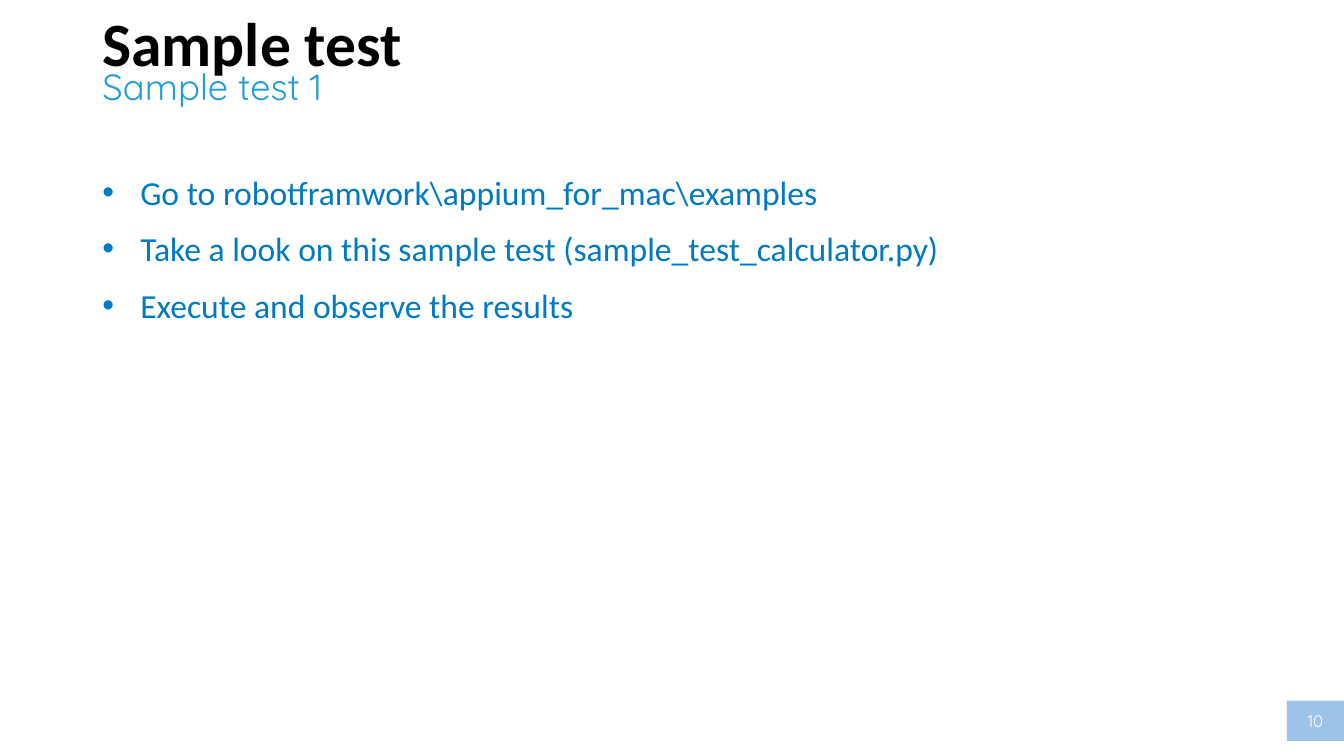
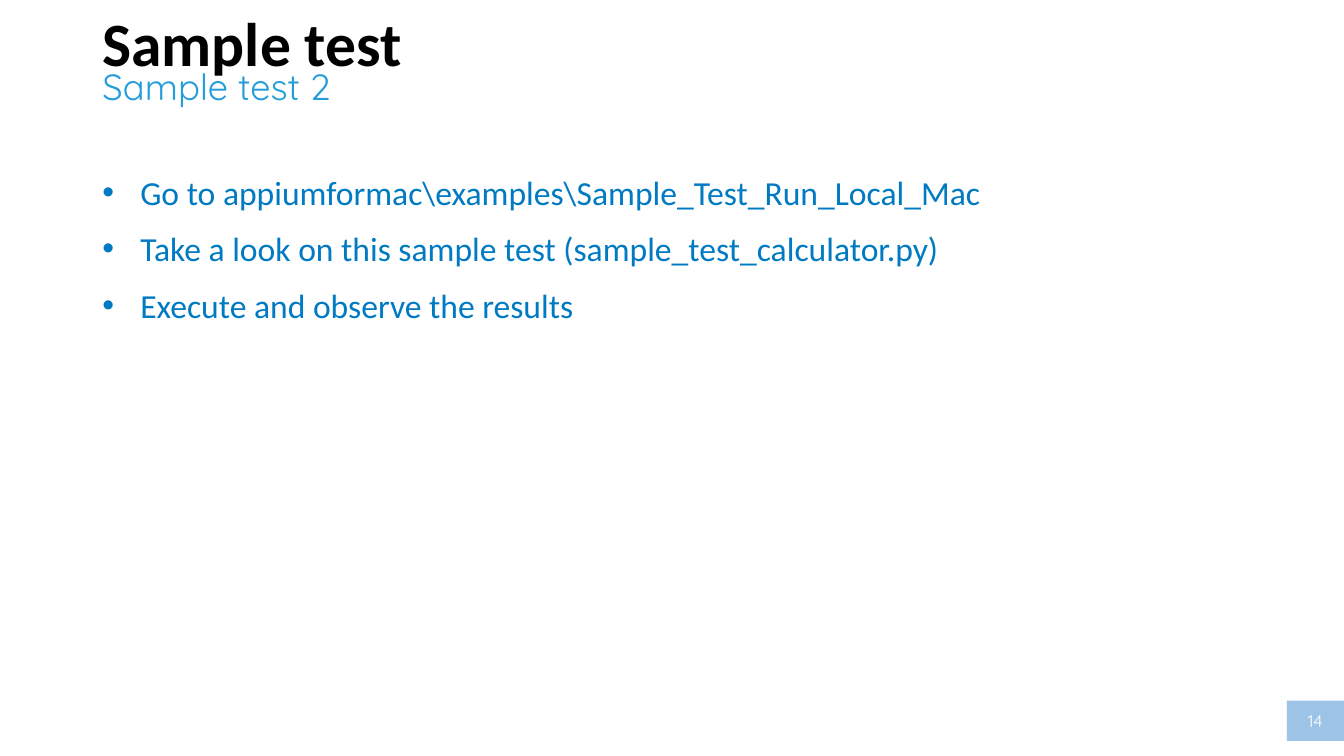
Before and after one commit to nmdong/appiumformac, a slide deck: slide 14 of Session 2 - Robot framework - Appium For MACOS.pptx (slide 10 before the commit). Drawn at 1344x756 pixels with LibreOffice and Linux fonts; fonts in the diff are those of the drawing. Boxes give left, top, right and bottom in pixels: in the first picture for what was removed or moved away, otherwise in the second. Text is boxed around its words. In the diff, an @@ line names an element or a change of style, - is before the commit and + after.

```diff
--- a/Session 2 - Robot framework - Appium For MACOS.pptx
+++ b/Session 2 - Robot framework - Appium For MACOS.pptx
@@ text at (102,62,331,107): text changed @@
-Sample test 1
+Sample test 2
@@ text at (140,181,980,211): text changed @@
-• Go to robotframwork\appium_for_mac\examples
+• Go to appiumformac\examples\Sample_Test_Run_Local_Mac
@@ page number at (1308,715,1323,727): text changed @@
-10
+14
```
Also in this commit, not shown: 5 other slides changed, 7 slides added, 1 slide removed.
